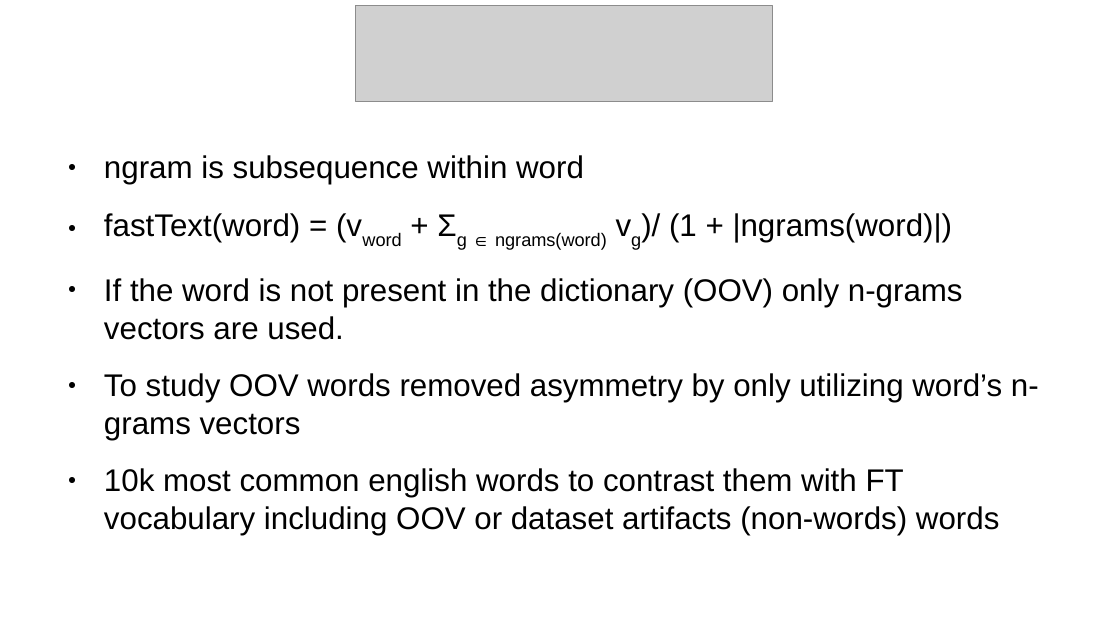
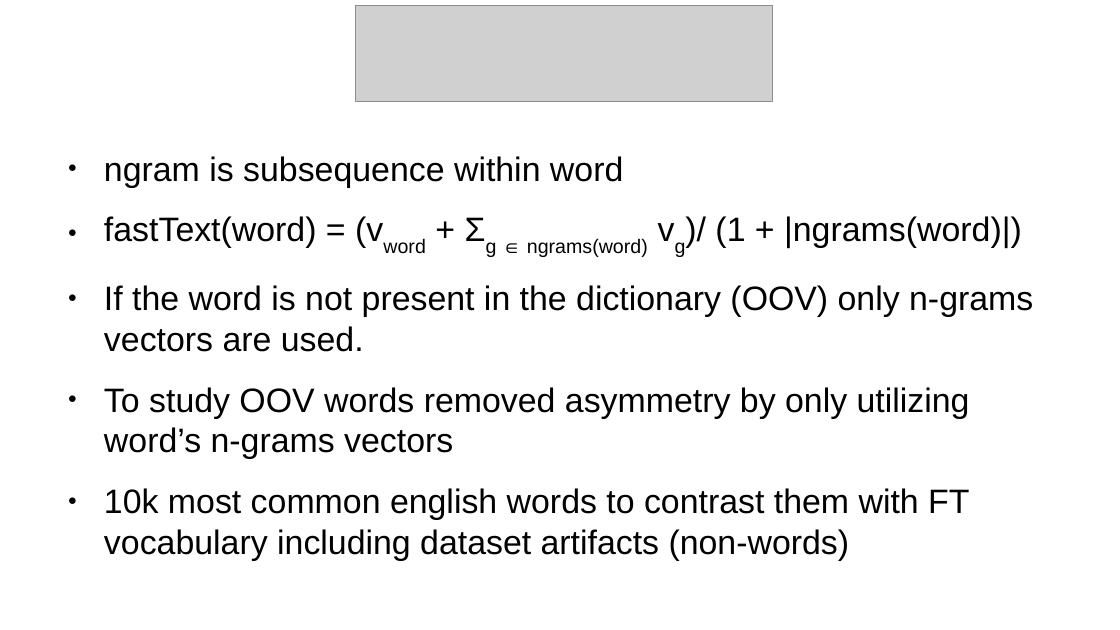
Before and after one commit to vackosar/fasttext-vector-norms-and-oov-words, a slide deck: slide 6 of presentation.odp. Drawn at 1120x630 pixels with LibreOffice and Linux fonts; fonts in the diff are those of the drawing; grey boxes stand for pictures. Boxes give left, top, right and bottom in pixels: in the first picture for what was removed or moved away, otherwise in the second. Text is boxed around its words. In the diff, an @@ line names an element or a change of style, - is before the commit and + after.

Commit message:
presentation

```diff
--- a/presentation.odp
+++ b/presentation.odp
@@ text at bbox=[104, 156, 1033, 459]: size 22.2 to 24 pt in "ngram is subsequence within word", "fastText(word) = (vword + Σg ∈ ngrams(word) ...", "If the word is not present in ...", "To study OOV words removed asymmetry by ..." @@
@@ text at bbox=[104, 488, 969, 560]: text changed; size 22.2 to 24 pt @@
-● 10k most common english words to contrast them with FT vocabulary including OOV or dataset artifacts (non-words) words
+● 10k most common english words to contrast them with FT vocabulary including dataset artifacts (non-words)
```
